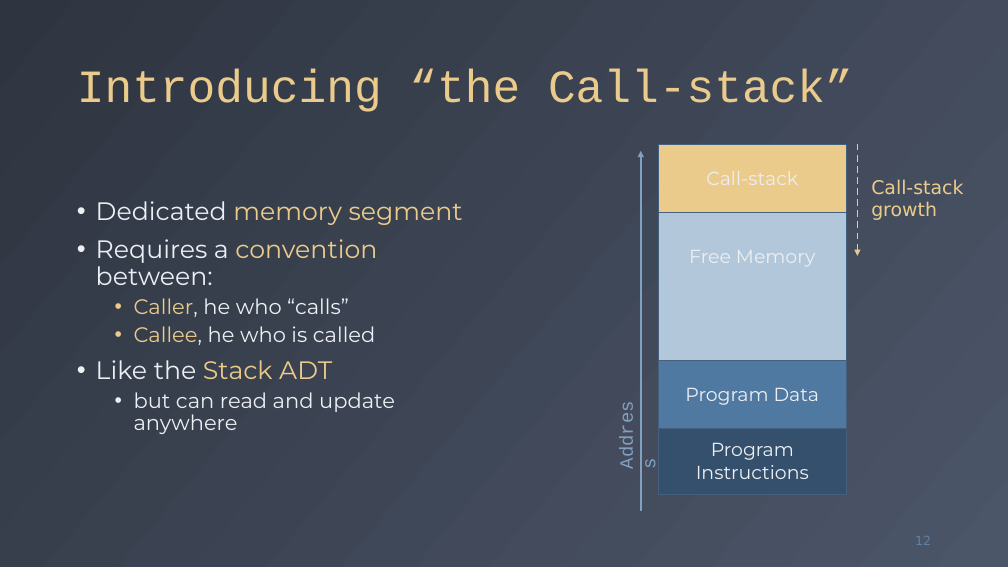
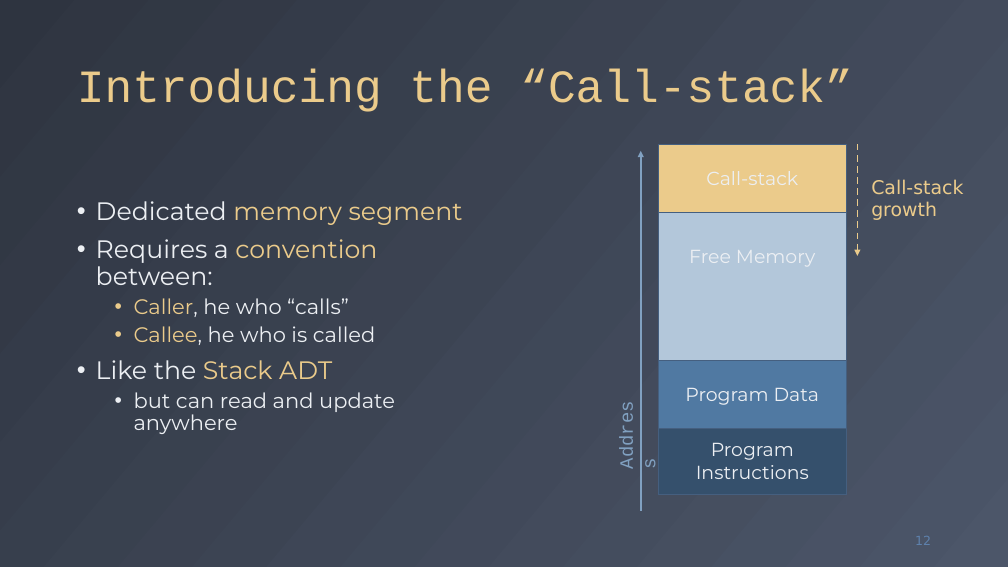
Before and after one commit to fchauvel/ntnu-idata2302-website, a slide deck: slide 12 of source/recursion/_static/procedure_calls/procedure_calls.pptx. Drawn at 1008x567 pixels with LibreOffice and Linux fonts; fonts in the diff are those of the drawing. Boxes give left, top, right and bottom in pixels: in the first picture for what was removed or moved away, otherwise in the second. Text is boxed around its words. In the diff, an @@ line names an element or a change of style, - is before the commit and + after.

```diff
--- a/source/recursion/_static/procedure_calls/procedure_calls.pptx
+++ b/source/recursion/_static/procedure_calls/procedure_calls.pptx
@@ title at (x1=77, y1=69, x2=853, y2=112): text changed @@
-Introducing “the Call-stack”
+Introducing the “Call-stack”
```
Also in this commit, not shown: 8 other slides changed, 2 slides added, 2 slides removed, 1 other file.
